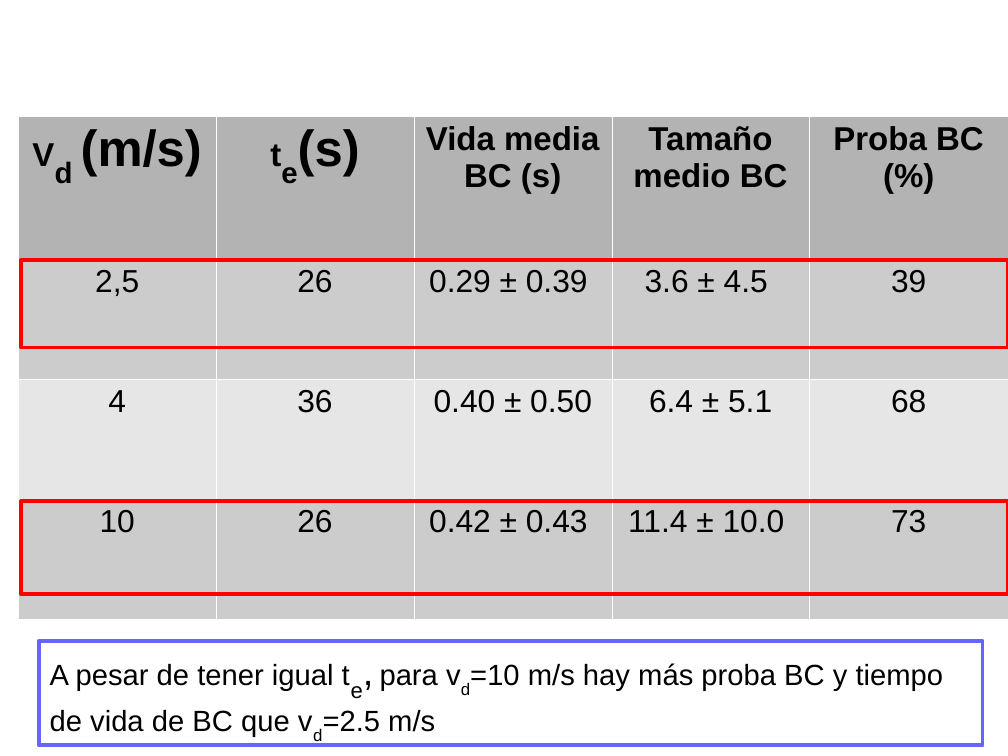
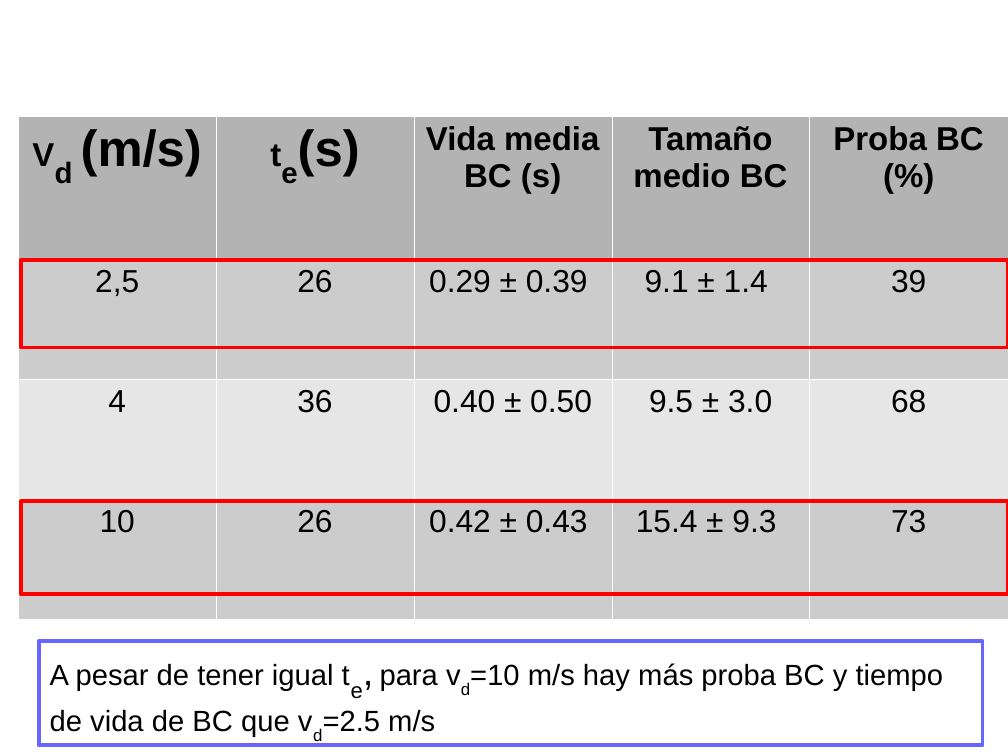
Before and after one commit to ignaciosticco/super_ath, a slide deck: slide 4 of present_superath1.odp. Drawn at 1008x756 pixels with LibreOffice and Linux fonts; fonts in the diff are those of the drawing. Boxes give left, top, right and bottom in pixels: in the first picture for what was removed or moved away, otherwise in the second. Text is boxed around its words. In the diff, an @@ line names an element or a change of style, - is before the commit and + after.

```diff
--- a/present_superath1.odp
+++ b/present_superath1.odp
@@ table at (18, 116, 1007, 619) @@
-row 2, column 4: 3.6 ± 4.5
+row 2, column 4: 9.1 ± 1.4
-row 3, column 4: 6.4 ± 5.1
+row 3, column 4: 9.5 ± 3.0
-row 4, column 4: 11.4 ± 10.0
+row 4, column 4: 15.4 ± 9.3
```
Also in this commit, not shown: 1 other slide changed, 1 slide added, 2 other files.
